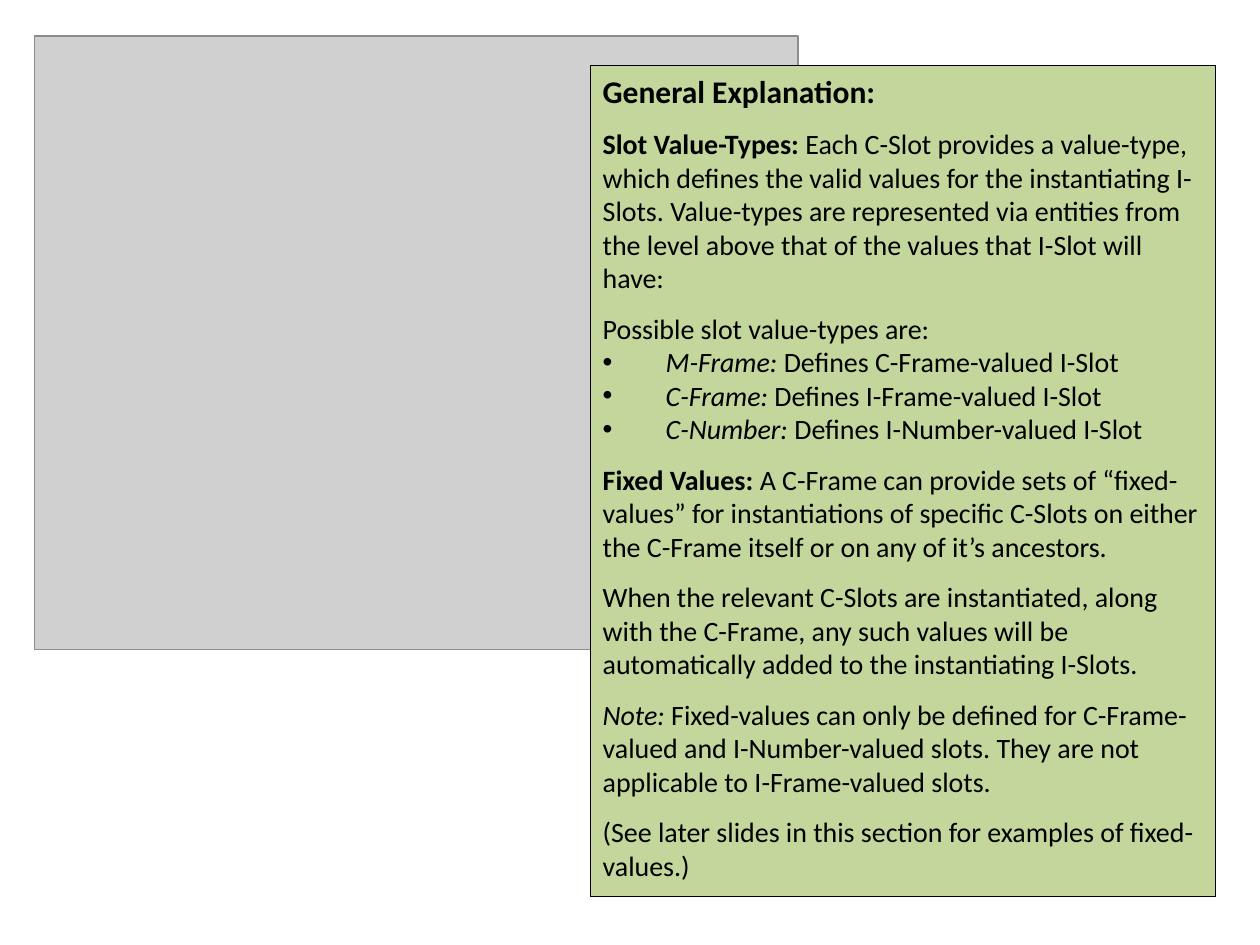
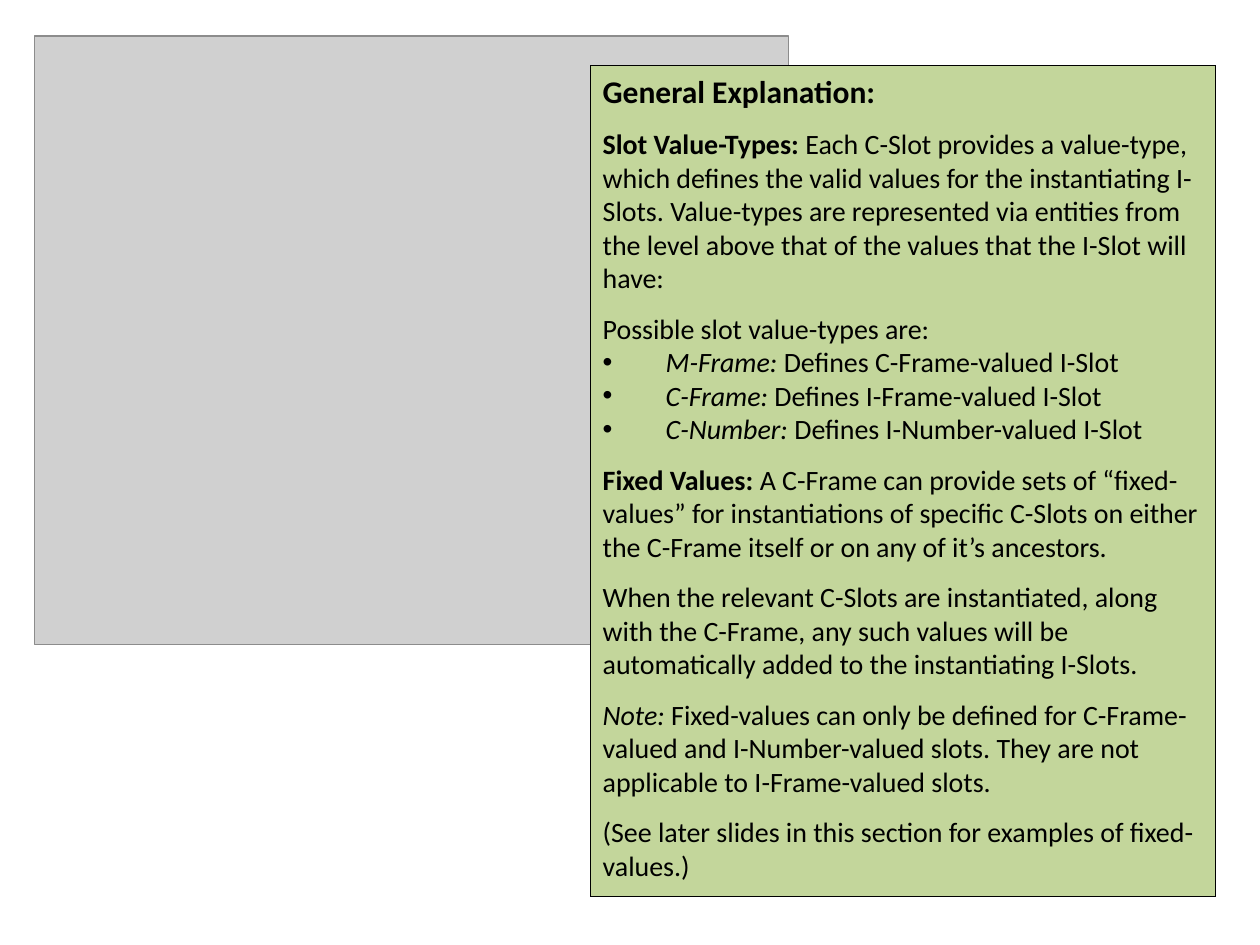
Before and after one commit to colin-puleston/mekon-hobo, a slide deck: slide 13 of docs/MEKON-HOBO Introductory Tutorial.pptx. Drawn at 1260x945 pixels with LibreOffice and Linux fonts; fonts in the diff are those of the drawing; grey boxes stand for pictures. Boxes give left, top, right and bottom in pixels: in the first picture for what was removed or moved away, otherwise in the second. Text is boxed around its words. In the diff, an @@ line names an element or a change of style, - is before the commit and + after.

```diff
--- a/docs/MEKON-HOBO Introductory Tutorial.pptx
+++ b/docs/MEKON-HOBO Introductory Tutorial.pptx
@@ picture: place and size @@
-picture at <box>35,37,799,650</box>
+picture at <box>35,37,790,645</box>
@@ text in rectangle at <box>603,134,1192,288</box>: text changed @@
-Slot Value-Types: Each C-Slot provides a value-type, which defines the valid values for the instantiating I-Slots. Value-types are represented via entities from the level above that of the values that I-Slot will have:
+Slot Value-Types: Each C-Slot provides a value-type, which defines the valid values for the instantiating I-Slots. Value-types are represented via entities from the level above that of the values that the I-Slot will have:
```
Also in this commit, not shown: 15 other slides changed, 2 slides added, 2 slides removed.
